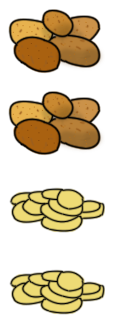
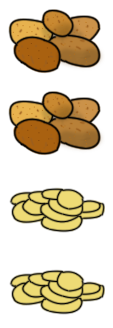
Comparing the layer stacks of the two 113×328 images. Changes:
painted on "Bild Kopie 4" over [10, 270, 105, 315]
painted on "Bild" (1st of 2) over [10, 188, 105, 233]
